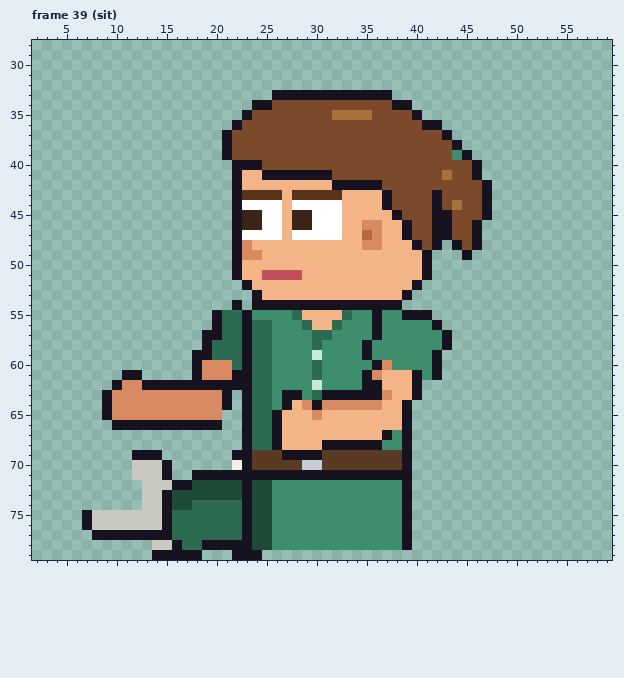
Two versions of one pixel-art file, sprites/clients/client_brandt_left_anim.aseprite. This is how it looked before the edit.
64x80 pixels, 85 frames. Colours within 5 levels of each other are drawn and written as one. Shown: frame 39 (sit): x 2..59, y 28..79. The commit also changed other frames, which this record leaves out.
The same view after the edit:
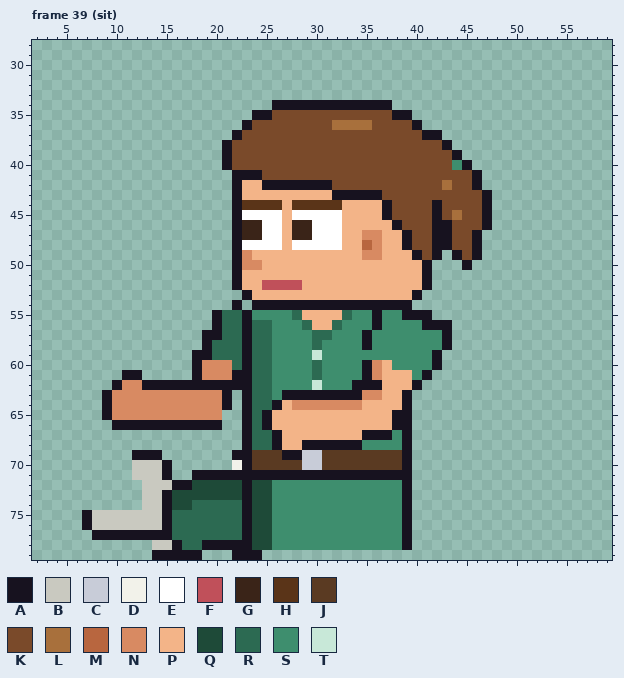
Palette (. is transparent): A #17121f  B #c9c9c0  C #c8ccd8  D #f2f2ea  E #ffffff  F #c0505a  G #3a2418  H #5a3418  J #5a3a22  K #7a4a2a  L #a8703c  M #b8663f  N #d88a62  P #f3b488  Q #1e4a38  R #2c6a52  S #3e8e6e  T #c8e8d8
Changes in this commit:
--- frame 39 (sit)
@@ x 19..49 @@
 32 ...............................
-33 .......AAAAAAAAAAAA............
-34 .....AAKKKKKKKKKKKKAA..........
-35 ....AKKKKKKKKLLLLKKKKA.........
-36 ...AKKKKKKKKKKKKKKKKKKAA.......
-37 ..AKKKKKKKKKKKKKKKKKKKKKA......
-38 ..AKKKKKKKKKKKKKKKKKKKKKKA.....
-39 ..AKKKKKKKKKKKKKKKKKKKKKKSA....
-40 ...AAAKKKKKKKKKKKKKKKKKKKKKA...
-41 ...APPAAAAAAAKKKKKKKKKKKLKKA...
-42 ...APPPPPPPPPAAAAAKKKKKKKKKKA..
-43 ...AHHHHPHHHHHPPPPAKKKKAKKKKA..
-44 ...AEEEEPEEEEEPPPPAKKKKAKLKKA..
-45 ...AGGEEPGGEEEPPPPPAKKKAAKKKA..
-46 ...AGGEEPGGEEEPPNNPPAKKAAKKA...
-47 ...AEEEEPEEEEEPPMNPPAKKAAKKA...
-48 ...ANPPPPPPPPPPPNNPPPAKA.AKA...
-49 ...ANNPPPPPPPPPPPPPPPPA...A....
-50 ...APPPPPPPPPPPPPPPPPPA........
-51 ...APPFFFFPPPPPPPPPPPPA........
-52 ....APPPPPPPPPPPPPPPPA.........
-53 .....APPPPPPPPPPPPPPA..........
-54 ...A.AAAAAAAAAAAAAAA...........
+33 ...............................
+34 .......AAAAAAAAAAAA............
+35 .....AAKKKKKKKKKKKKAA..........
+36 ....AKKKKKKKKLLLLKKKKA.........
+37 ...AKKKKKKKKKKKKKKKKKKAA.......
+38 ..AKKKKKKKKKKKKKKKKKKKKKA......
+39 ..AKKKKKKKKKKKKKKKKKKKKKKA.....
+40 ..AKKKKKKKKKKKKKKKKKKKKKKSA....
+41 ...AAAKKKKKKKKKKKKKKKKKKKKKA...
+42 ...APPAAAAAAAKKKKKKKKKKKLKKA...
+43 ...APPPPPPPPPAAAAAKKKKKKKKKKA..
+44 ...AHHHHPHHHHHPPPPAKKKKAKKKKA..
+45 ...AEEEEPEEEEEPPPPAKKKKAKLKKA..
+46 ...AGGEEPGGEEEPPPPPAKKKAAKKKA..
+47 ...AGGEEPGGEEEPPNNPPAKKAAKKA...
+48 ...AEEEEPEEEEEPPMNPPAKKAAKKA...
+49 ...ANPPPPPPPPPPPNNPPPAKA.AKA...
+50 ...ANNPPPPPPPPPPPPPPPPA...A....
+51 ...APPPPPPPPPPPPPPPPPPA........
+52 ...APPFFFFPPPPPPPPPPPPA........
+53 ....APPPPPPPPPPPPPPPPA.........
+54 ...A.AAAAAAAAAAAAAAAA..........
 55 .ARRASSSSRPPPPRSSASSAAA........
-56 .ARRARRSSSRPPRSSSASSSSSA.......
-57 AARRARRSSSSRRSSSSASSSSSSA......
+56 .ARRARRSSSRPPRSSSASSSSAAA......
+57 AARRARRSSSSRRSSSASSSSSSSA......
 58 ARRRARRSSSSRSSSSASSSSSSSA......
-59 ARRRARRSSSSTSSSSASSSSSSA.......
-60 NNNRARRSSSSRSSSSSANSSSSA.......
-61 NNNAARRSSSSRSSSSANPPPASA.......
-62 AAAAARRSSSSTSSSSAAPPPA.........
-63 NNA.ARRSAASRAAAAAANPPA.........
-64 NNA.ARRSAPNANNNNNNPPA..........
-65 NN..ARRAPPPNPPPPPPPPA..........
-66 AA..ARRAPPPPPPPPPPPPA..........
-67 ....ARRAPPPPPPPPPPASA..........
-68 ....ARRAPPPPAAAAAASSA..........
-69 ...AAJJJAAAAJJJJJJJJA..........
+59 ARRRARRSSSSTSSSSSSSSSSSA.......
+60 NNNRARRSSSSRSSSSANPSSSSA.......
+61 NNNAARRSSSSRSSSSANPPPSA........
+62 AAAAARRSSSSTSSSAAAPPPA.........
+63 NNA.ARRSAAAAAAAANNPPA..........
+64 NNA.ARRAPNNNNNNNPPPPA..........
+65 NN..ARAPPPPPPPPPPPPAA..........
+66 AA..ARAPPPPPPPPPPPPAA..........
+67 ....ARRAPPPPPPPPAAASA..........
+68 ....ARRAPPAAAAAASSSSA..........
+69 ...AAJJJAACCJJJJJJJJA..........
 70 ...DAJJJJJCCJJJJJJJJA..........
